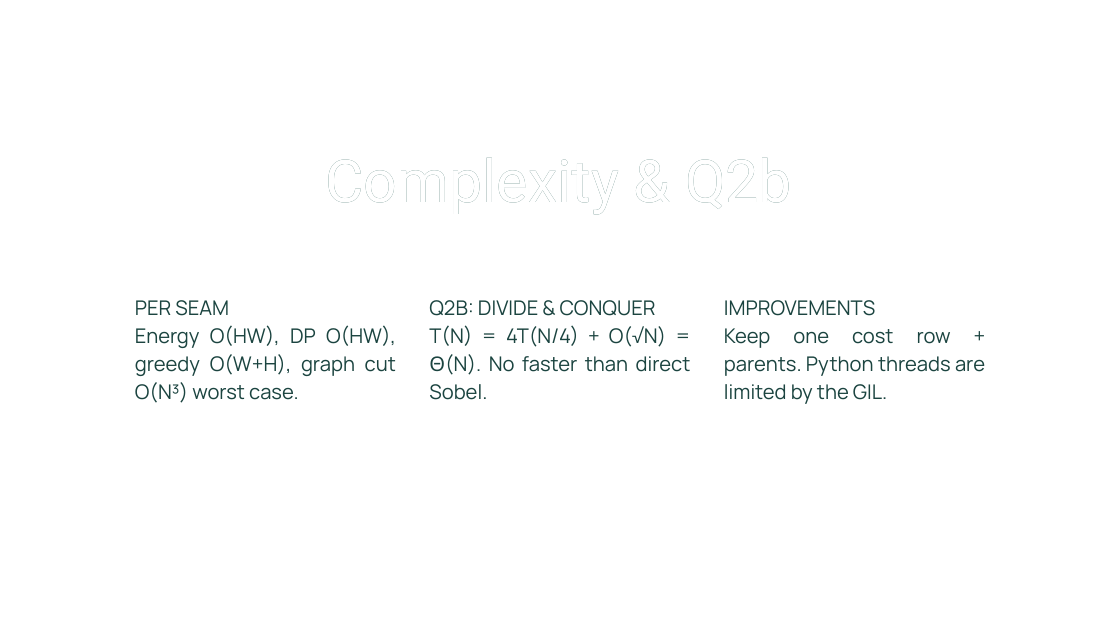
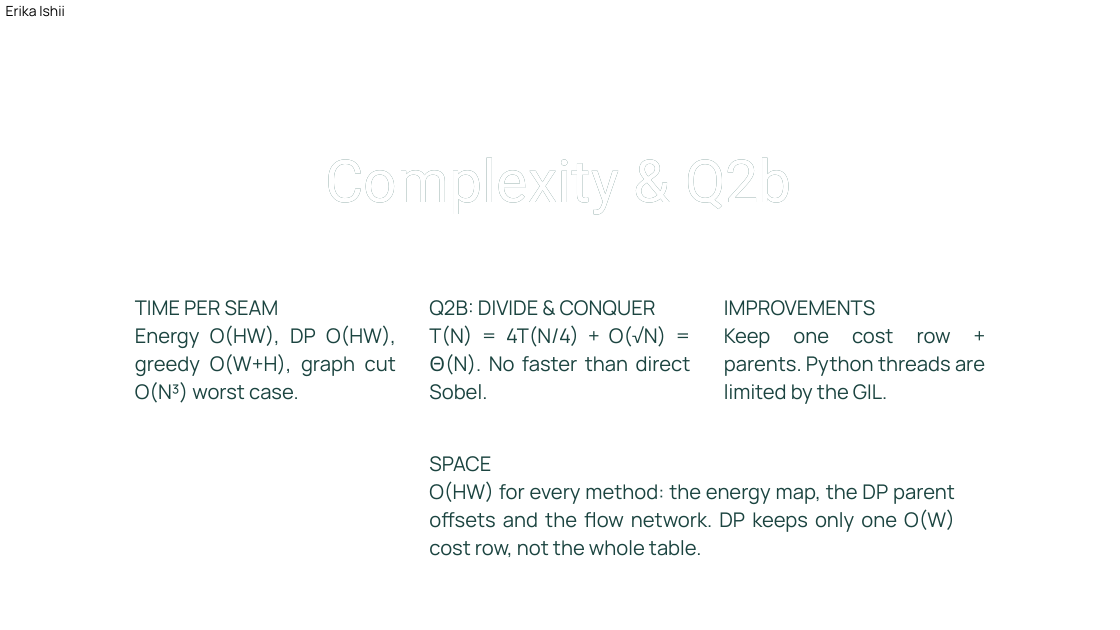
Before and after one commit to elvisshengjie/seam_carving_algorithm_comparison, a slide deck: slide 9 of CSD3130_CSD3131_Presentation.pptx. Drawn at 1120x630 pixels with LibreOffice and Linux fonts; fonts in the diff are those of the drawing; background and template pictures are left out. Boxes give left, top, right and bottom in pixels: in the first picture for what was removed or moved away, otherwise in the second. Text is boxed around its words. In the diff, an @@ line names an element or a change of style, - is before the commit and + after.

Commit message:
Update presentation slides
Slide 3 covers horizontal seams, slide 8 answers whether greedy matches DP in visual quality, and slide 9 adds space complexity.

```diff
--- a/CSD3130_CSD3131_Presentation.pptx
+++ b/CSD3130_CSD3131_Presentation.pptx
@@ text added at (x1=6, y1=6, x2=64, y2=17), 18 pt, text #000000 @@
+Erika Ishii
@@ text at (x1=135, y1=300, x2=279, y2=316): text changed @@
-PER SEAM
+TIME PER SEAM
@@ text added at (x1=429, y1=456, x2=955, y2=557), 26 pt, text #1B4440 @@
+SPACE
+O(HW) for every method: the energy map, the DP parent offsets and the flow network. DP keeps only one O(W) cost row, not the whole table.
```
Also in this commit, not shown: 9 other slides changed.
